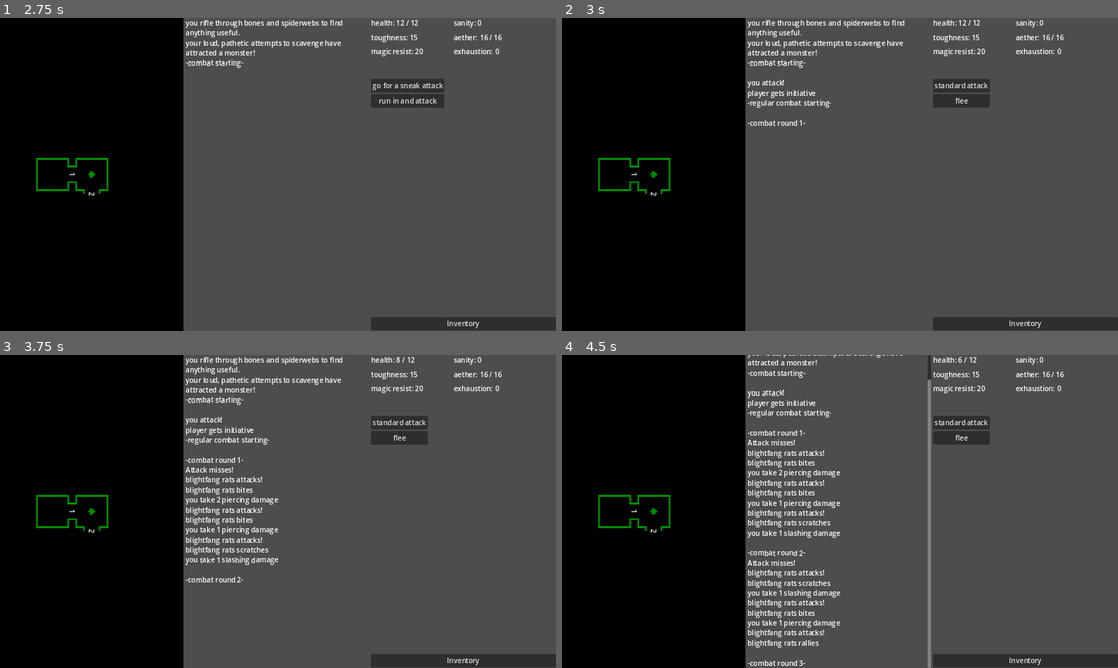
Above: before the commit, frames 1-4 (two rows, left to right).
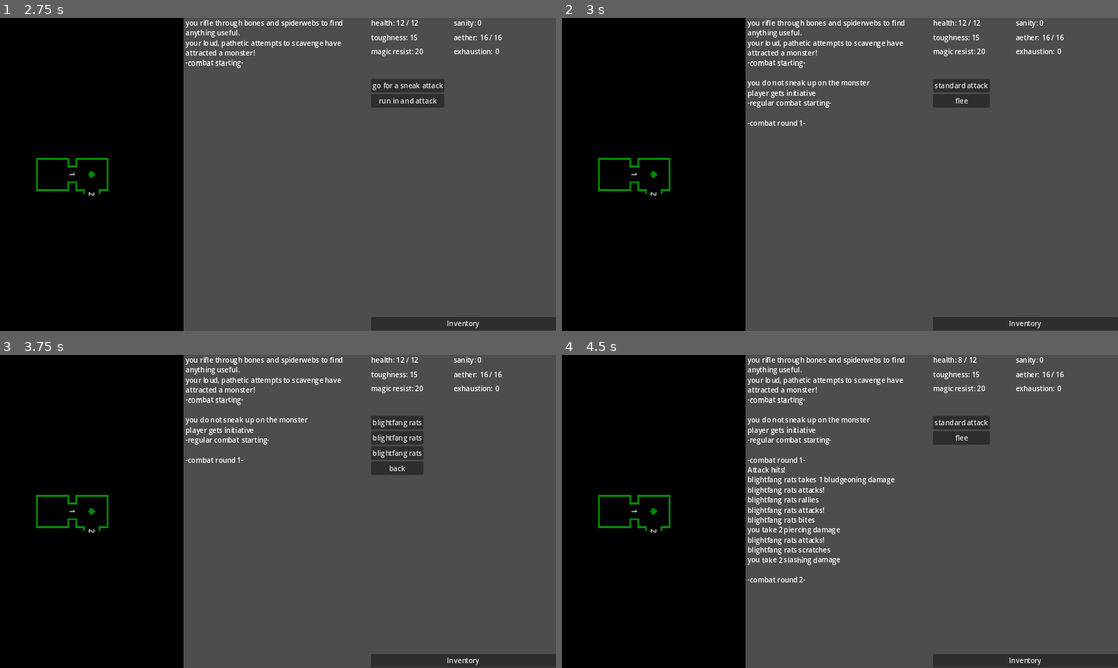
Above: after the commit, the same moments.

Repository: rainbowd-ash/ker_nethalas
Game: Godot game, scene res://globals/game.tscn
Two runs of this game, one before a commit and one after it. Both use one fixed random seed, a clock stepped at 60 frames per second and the inputs below.
Inputs (mouse positions are in pixels of both pictures, inside the frame that each line leads up to):
- Up to frame 1 (2.75 s): click "scavenge" at 0.5 s; click "doors" at 1.25 s; click "move through door 1" at 2 s
- Up to frame 2 (3 s): click "run in and attack" at 2.75 s
- Up to frame 3 (3.75 s): click "standard attack" at 3.5 s
- Up to frame 4 (4.5 s): click (956, 423) at 4.25 s, where only the run after the commit has a clickable "blightfang rats"

Frame 1 is identical in both runs. In frame 2, 0.2% of the frame differs, in the area x 36-56%, y 19-23%; in frame 3, 2.6%; in frame 4, 6.1%, in the area x 33-72%, y 0-100%.

Commit message:
pick a monster
any monster!

Diff:
--- a/character/character.gd
+++ b/character/character.gd
@@ -25,3 +25,4 @@
 	skills.set_value("scavenge",50)
 	skills.set_value("perception",70)
 	skills.set_value("stealth", 80)
+	skills.set_value("fist_weapons", 80)
--- a/combat/character_dummy.gd
+++ b/combat/character_dummy.gd
@@ -23,7 +23,12 @@
 
 func do_action(action_key : String):
 	if action_key == "standard attack":
-		standard_attack()
+		if get_parent().get_monsters().size() > 1:
+			get_parent().monster_picker()
+			var target = await SignalBus.monster_picked
+			standard_attack(target)
+		else:
+			standard_attack(get_parent().get_monsters()[0])
 	elif action_key == "flee":
 		flee()
 
@@ -33,14 +38,14 @@
 		Action.new(self,"flee")
 	])
 
-func standard_attack():
+func standard_attack(target : Monster):
 	print("standard attack")
 	if get_parent().get_monsters().size() > 1:
 		pass # MONSTER SELECTOR
-	var roll = get_parent().attack_check(self, get_parent().get_monsters()[0])
+	var roll = get_parent().attack_check(self, target)
 	if roll.winner == Dice.opposed_winner.attacker:
 		print("successful attack")
-		var attack = CombatAttack.new(self,get_parent().get_monsters()[0])
+		var attack = CombatAttack.new(self,target)
 		attack.damage = get_standard_attack()
 		SignalBus.chat_log.emit("Attack hits!")
 		SignalBus.combat_attack.emit(attack)
--- a/combat/combat.gd
+++ b/combat/combat.gd
@@ -17,7 +17,7 @@
 		$CharacterDummy.attempting_stealth = true
 		stealth_action_choice.emit()
 	elif action_key == "no stealth":
-		SignalBus.chat_log.emit("you attack!")
+		SignalBus.chat_log.emit("you do not sneak up on the monster")
 		stealth_action_choice.emit()
 	elif action_key == "pass":
 		SignalBus.chat_log.emit("player passes turn")
@@ -25,6 +25,8 @@
 	elif action_key == "flee":
 		in_combat = false
 		player_round_finished.emit()
+	elif action_key == "back":
+		list_actions()
 
 func initialize(values : CombatSetupValues):
 	SignalBus.chat_log.emit("-combat starting-\n")
@@ -53,6 +55,15 @@
 		if child is Monster:
 			return_array.push_back(child)
 	return return_array
+
+func monster_picker():
+	var action_list = []
+	var index = 0
+	for monster in get_monsters():
+		action_list.push_back(Action.new(monster, "monster_pick", "%s" % monster.title))
+		index += 1
+	action_list.push_back(Action.new(self, "back"))
+	Router.actions_ui.list_actions(action_list)
 
 func stealth_check():
 	if $CharacterDummy.surprised:
@@ -127,7 +138,7 @@
 		SignalBus.chat_log.emit("%s attacks!" % monster.title)
 		var roll_outcome = attack_check(monster, $CharacterDummy)
 		if roll_outcome.winner == Dice.opposed_winner.attacker:
-			monster.do_action()
+			monster.roll_attack()
 		else:
 			# TODO defender gets roll on defensive move table
 			SignalBus.chat_log.emit("you dodge the attack!")
--- a/globals/signal_bus.gd
+++ b/globals/signal_bus.gd
@@ -14,3 +14,4 @@
 signal mode_transition(new_mode_name : String)
 
 signal combat_attack(values : CombatAttack)
+signal monster_picked(monster : Monster)
--- a/tables/monsters/blightfang_rats.gd
+++ b/tables/monsters/blightfang_rats.gd
@@ -13,7 +13,7 @@
 	combat_skill = 30
 	magic_resistance = 20
 
-func do_action():
+func roll_attack():
 	var action_roll = Dice.roll(1,"d6")
 	if action_roll == 1 or action_roll == 2:
 		bite()
--- a/types/monster.gd
+++ b/types/monster.gd
@@ -1,5 +1,7 @@
 extends Node
 class_name Monster
+
+signal monster_picked(monster : Monster)
 
 var title = ""
 var athletics = 0
@@ -18,6 +20,10 @@
 func _ready() -> void:
 	SignalBus.combat_attack.connect(_on_combat_attack)
 
+func do_action(action_key : String):
+	if action_key == "monster_pick":
+		SignalBus.monster_picked.emit(self)
+
 func actions():
 	return null
 
@@ -27,9 +33,6 @@
 func get_defence_roll_value():
 	return combat_skill
 
-func do_action():
-	return
-
 func _on_combat_attack(attack):
 	if attack.target == self:
 		health -= attack.damage.amount
